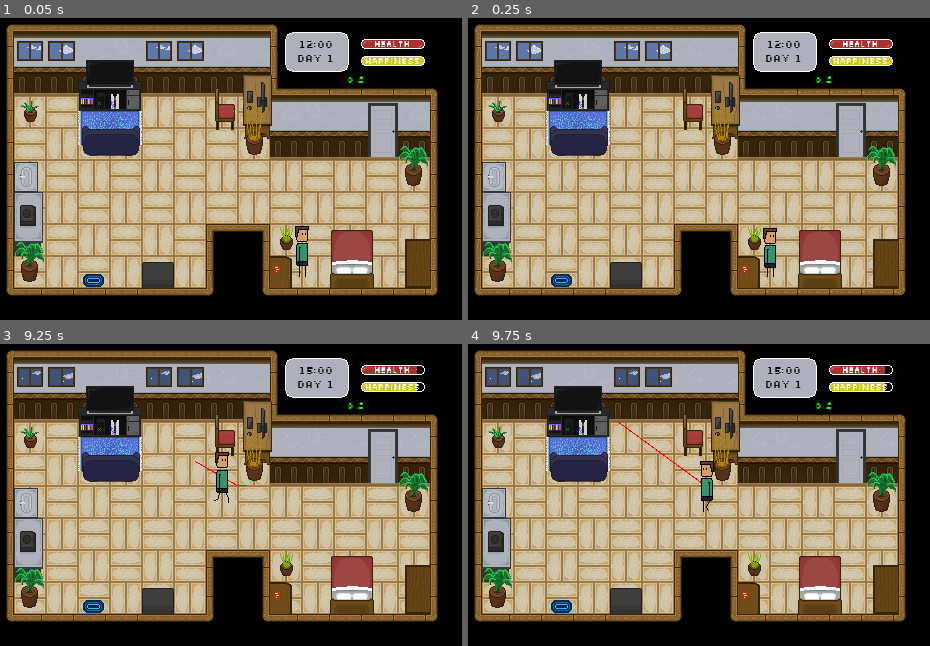
Above: before the commit, frames 1-4 (two rows, left to right).
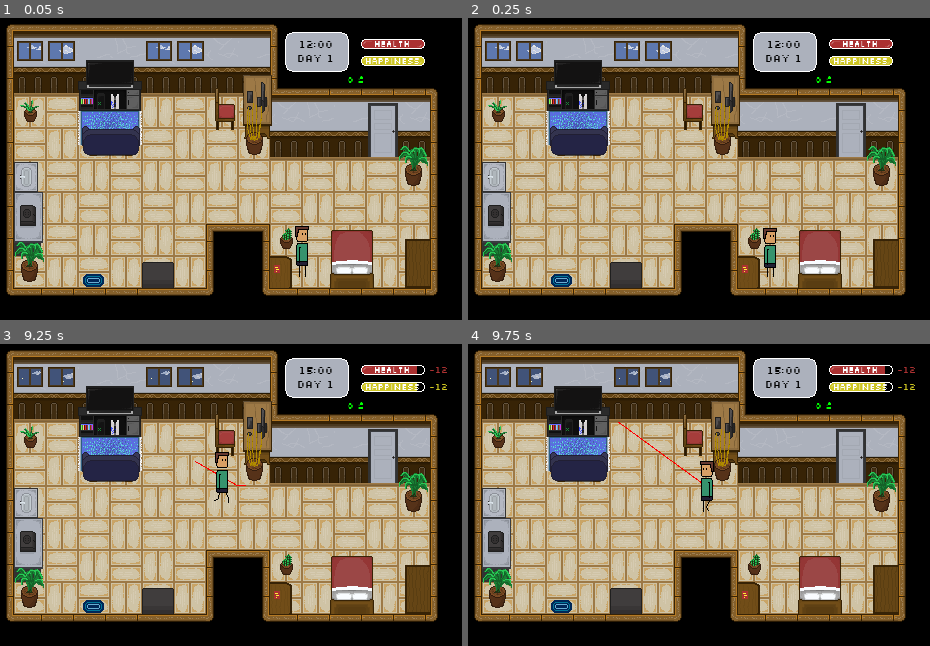
Above: after the commit, the same moments.

Repository: sun-wise-man/work-from-home
Game: Godot game, scene res://scenes/main.tscn
Same seed, same stepped clock (60 frames per second), same inputs: the game is played once before the commit and once after it.
Inputs (mouse positions are in pixels of both pictures, inside the frame that each line leads up to):
- Up to frame 1 (0.05 s): no input
- Up to frame 2 (0.25 s): no input
- Up to frame 3 (9.25 s): move the mouse to (351, 585) at 0.52 s; click (351, 585) at 0.67 s; click "Go to sleep" at 1.25 s; move the mouse to (27, 543) at 2.02 s; click (27, 543) at 2.17 s; click "Make a meal" at 2.75 s; move the mouse to (110, 413) at 3.52 s; click (110, 413) at 3.67 s; click "Play a game" at 4.25 s; move the mouse to (254, 425) at 5.02 s; click (254, 425) at 5.17 s; click "Do a work" at 5.75 s; move the mouse to (383, 455) at 6.52 s; click (383, 455) at 6.67 s; click "Use bathroom" at 7.25 s; move the mouse to (78, 437) at 8.02 s; click (78, 437) at 8.17 s; move the mouse to (244, 485) at 8.77 s; click (244, 485) at 8.92 s
- Up to frame 4 (9.75 s): move the mouse to (615, 407) at 9.52 s; click (615, 407) at 9.67 s

The runs differ from the first frame. In frame 1, 0.1% of the frame differs, in the area x 60-64%, y 69-77%; in frame 2, 0.1%; in frame 3, 0.2%, in the area x 60-97%, y 7-77%; in frame 4, 0.2%.

Commit message:
Add GameOver, SFX, fix some bugs

Diff:
--- /dev/null
+++ b/scenes/Audio.gd
@@ -0,0 +1,24 @@
+extends Node2D
+
+func play_activity_sound(object_name):
+	if object_name == "Bed":
+		$Sleep.play()
+	elif object_name == "Bathroom":
+		$Shower.play()
+	elif object_name == "PC":
+		$Pc.play()
+	elif object_name == "TV":
+		$Tv.play()
+	elif object_name == "Stove":
+		$Eat.play()
+
+func stop_all_activity_sound():
+	$Sleep.stop()
+	$Shower.stop()
+	$Pc.stop()
+	$Tv.stop()
+	$Eat.stop()
+
+func play_game_over_sound():
+	stop_all_activity_sound()
+	$GameOver.play()
--- /dev/null
+++ b/scenes/GameOver.gd
@@ -0,0 +1,22 @@
+extends Panel
+
+
+export (String) var health_lose_text
+export (String) var happiness_lose_text
+
+func game_over(index, day, money):
+	visible = true
+	if index == 1:
+		$Panel/HealthLose.visible = true
+		$Panel/HappinessLose.visible = false
+		$Panel/RichTextLabel.text = health_lose_text
+	else:
+		$Panel/HealthLose.visible = false
+		$Panel/HappinessLose.visible = true
+		$Panel/RichTextLabel.text = happiness_lose_text
+	$Panel/Survive.text = "Survive for : " + str(day) + " days"
+	$Panel/Earning.text = "Total earning : " + str(money) + "$"
+
+
+func _on_Button_pressed():
+	get_tree().reload_current_scene()
--- a/scenes/Main.gd
+++ b/scenes/Main.gd
@@ -74,11 +74,10 @@
 	time_hour = starting_hour
 	time_coroutine = time_moving()
 
-func _process(delta):
-	$GUI/Tooltip.rect_position = get_viewport().get_mouse_position()
 
 func move_player(target_position):
 	stop_working_anim()
+	$Audio.stop_all_activity_sound()
 	var path = $Navigation2D.get_simple_path($Player.position, target_position)
 	$Player.take_path(path)
 	$Line2D.points = path
@@ -120,6 +119,7 @@
 	if activity_name != "null":
 		is_working = true
 		play_working_anim()
+		$Audio.play_activity_sound(activity_from)
 		event_chance_pool = $EventSystem.get_chance(activity_name)
 
 func play_working_anim():
@@ -157,13 +157,27 @@
 			work_gain_total += activity_gain + activity_scale * object_level_active
 		if event_chance_pool != null:
 			grab_event(event_chance_pool)
+		if is_pause:
+			yield(self, "unpause")
 		$GUI/HealthBar.value += health_gain_total
 		$GUI/HappinessBar.value += happiness_gain_total
 		money += work_gain_total
-		$GUI/HealthBar/Status.get_gain_number(health_gain_total)
-		$GUI/HappinessBar/Status.get_gain_number(happiness_gain_total)
-		$GUI/MoneyText/Status.get_gain_number(work_gain_total)
-		reset_money()
+	health_gain_total += $GUI/HealthBar.decrease_rate
+	happiness_gain_total += $GUI/HappinessBar.decrease_rate
+	$GUI/HealthBar/Status.get_gain_number(health_gain_total)
+	$GUI/HappinessBar/Status.get_gain_number(happiness_gain_total)
+	$GUI/MoneyText/Status.get_gain_number(work_gain_total)
+	reset_money()
+	if $GUI/HealthBar.value <= 0:
+		pause_game()
+		$GUI/GameOverPanel.game_over(1, day_count, money)
+		$Audio.play_game_over_sound()
+		pass
+	if $GUI/HappinessBar.value <= 0:
+		pause_game()
+		$GUI/GameOverPanel.game_over(2, day_count, money)
+		$Audio.play_game_over_sound()
+		pass
 
 func reset_money():
 	$GUI/MoneyText.text = str(money) + " $"
--- a/scenes/main.tscn
+++ b/scenes/main.tscn
@@ -35,6 +35,16 @@
 [ext_resource path="res://sprites/Element_Bar/Frame_64x.png" type="Texture" id=33]
 [ext_resource path="res://sprites/Eating_64x.png" type="Texture" id=34]
 [ext_resource path="res://sprites/Sofa_64x.png" type="Texture" id=35]
+[ext_resource path="res://scenes/GameOver.gd" type="Script" id=36]
+[ext_resource path="res://sprites/UI/GameOver_2.png" type="Texture" id=37]
+[ext_resource path="res://sprites/UI/GameOver.png" type="Texture" id=38]
+[ext_resource path="res://scenes/Audio.gd" type="Script" id=39]
+[ext_resource path="res://audio/Eating/411595__omgbong__eating-an-apple-03.wav" type="AudioStream" id=40]
+[ext_resource path="res://audio/Shower/353195__inspectorj__shower-a.wav" type="AudioStream" id=41]
+[ext_resource path="res://audio/TV/468539__ddmyzik__tv-news-loop.wav" type="AudioStream" id=42]
+[ext_resource path="res://audio/Typing/447909__breviceps__keyboard-typing.wav" type="AudioStream" id=43]
+[ext_resource path="res://audio/Game Over/159408__noirenex__life-lost-game-over.wav" type="AudioStream" id=44]
+[ext_resource path="res://audio/Sleep/114609__daxter31__snoring.wav" type="AudioStream" id=45]
 
 [sub_resource type="NavigationPolygon" id=1]
 vertices = PoolVector2Array( 64.5887, 93.9015, 248.505, 94.3163, 160.561, 103.316, 95.5613, 103.316, 63.9934, 122.475,  …(539 unchanged characters)…
@@ -910,6 +920,27 @@
 size = 12
 font_data = ExtResource( 25 )
 
+[sub_resource type="StyleBoxFlat" id=60]
+bg_color = Color( 0, 0, 0, 0.705882 )
+
+[sub_resource type="StyleBoxFlat" id=61]
+
+[sub_resource type="DynamicFont" id=62]
+size = 24
+font_data = ExtResource( 25 )
+
+[sub_resource type="DynamicFont" id=63]
+size = 12
+font_data = ExtResource( 25 )
+
+[sub_resource type="DynamicFont" id=64]
+size = 13
+font_data = ExtResource( 25 )
+
+[sub_resource type="DynamicFont" id=65]
+size = 10
+font_data = ExtResource( 25 )
+
 [node name="World" type="Node2D"]
 script = ExtResource( 10 )
 seconds_per_hour = 3.0
@@ -938,7 +969,7 @@
 tile_set = SubResource( 3 )
 cell_size = Vector2( 32, 32 )
 format = 1
-tile_data = PoolIntArray( 196609, 0, 0, 196611, 8, 0, 196616, 4, 0, 262157, 3, 0, 458753, 3, 0, 458761, 1, 0, 458765, 11, 0, 524291, 9, 0, 524293, 10, 0, 524297, 5, 0 )
+tile_data = PoolIntArray( 196609, 0, 0, 196611, 8, 0, 196616, 4, 0, 262157, 3, 0, 458753, 3, 0, 458761, 2, 0, 458765, 11, 0, 524291, 9, 0, 524293, 10, 0, 524297, 5, 0 )
 
 [node name="Sofa" type="AnimatedSprite" parent="TileMap"]
 position = Vector2( 129, 126 )
@@ -1427,8 +1458,115 @@
 text = "Play a game"
 align = 1
 valign = 1
+
+[node name="GameOverPanel" type="Panel" parent="GUI"]
+visible = false
+margin_right = 480.0
+margin_bottom = 320.0
+custom_styles/panel = SubResource( 60 )
+script = ExtResource( 36 )
+__meta__ = {
+"_edit_use_anchors_": false
+}
+
+[node name="Panel" type="Panel" parent="GUI/GameOverPanel"]
+margin_left = 116.571
+margin_top = 74.1938
+margin_right = 376.571
+margin_bottom = 224.194
+custom_styles/panel = SubResource( 61 )
+__meta__ = {
+"_edit_use_anchors_": false
+}
+
+[node name="Label" type="Label" parent="GUI/GameOverPanel/Panel"]
+margin_left = 62.7023
+margin_top = 3.1748
+margin_right = 209.702
+margin_bottom = 28.1748
+custom_fonts/font = SubResource( 62 )
+custom_colors/font_color = Color( 0, 0, 0, 1 )
+text = "Game Over"
+align = 1
+__meta__ = {
+"_edit_use_anchors_": false
+}
+
+[node name="HealthLose" type="TextureRect" parent="GUI/GameOverPanel/Panel"]
+visible = false
+margin_left = 20.0
+margin_top = 35.0
+margin_right = 148.0
+margin_bottom = 163.0
+rect_scale = Vector2( 0.5, 0.5 )
+texture = ExtResource( 38 )
+
+[node name="HappinessLose" type="TextureRect" parent="GUI/GameOverPanel/Panel"]
+visible = false
+margin_left = 20.0
+margin_top = 35.0
+margin_right = 148.0
+margin_bottom = 163.0
+rect_scale = Vector2( 0.5, 0.5 )
+texture = ExtResource( 37 )
+
+[node name="RichTextLabel" type="RichTextLabel" parent="GUI/GameOverPanel/Panel"]
+margin_left = 93.0
+margin_top = 35.0
+margin_right = 243.0
+margin_bottom = 95.0
+custom_fonts/normal_font = SubResource( 63 )
+custom_colors/default_color = Color( 0, 0, 0, 1 )
+text = "You don't have will to live again!"
+
+[node name="Survive" type="Label" parent="GUI/GameOverPanel/Panel"]
+margin_left = 6.54063
+margin_top = 104.056
+margin_right = 194.541
+margin_bottom = 119.056
+custom_fonts/font = SubResource( 64 )
+custom_colors/font_color = Color( 0, 0, 0, 1 )
+text = "Survive for : 20 days"
+
+[node name="Earning" type="Label" parent="GUI/GameOverPanel/Panel"]
+margin_left = 7.72987
+margin_top = 119.515
+margin_right = 195.73
+margin_bottom = 134.515
+custom_fonts/font = SubResource( 64 )
+custom_colors/font_color = Color( 0, 0, 0, 1 )
+text = "Total earning : 500 $"
+
+[node name="Button" type="Button" parent="GUI/GameOverPanel/Panel"]
+margin_left = 194.138
+margin_top = 107.921
+margin_right = 252.138
+margin_bottom = 127.921
+custom_fonts/font = SubResource( 65 )
+text = "Restart"
+
+[node name="Audio" type="Node2D" parent="."]
+script = ExtResource( 39 )
+
+[node name="Sleep" type="AudioStreamPlayer" parent="Audio"]
+stream = ExtResource( 45 )
+
+[node name="Pc" type="AudioStreamPlayer" parent="Audio"]
+stream = ExtResource( 43 )
+
+[node name="Shower" type="AudioStreamPlayer" parent="Audio"]
+stream = ExtResource( 41 )
+
+[node name="Eat" type="AudioStreamPlayer" parent="Audio"]
+stream = ExtResource( 40 )
+
+[node name="GameOver" type="AudioStreamPlayer" parent="Audio"]
+stream = ExtResource( 44 )
+
+[node name="Tv" type="AudioStreamPlayer" parent="Audio"]
+stream = ExtResource( 42 )
+[connection signal="hour_pass" from="." to="." method="_on_World_hour_pass"]
 [connection signal="hour_pass" from="." to="Objects/Windows" method="_on_World_hour_pass"]
-[connection signal="hour_pass" from="." to="." method="_on_World_hour_pass"]
 [connection signal="hour_pass" from="." to="GUI/Time" method="_on_World_hour_pass"]
 [connection signal="hour_pass" from="." to="GUI/HealthBar" method="_on_World_hour_pass"]
 [connection signal="hour_pass" from="." to="GUI/HappinessBar" method="_on_World_hour_pass"]
@@ -1462,3 +1600,4 @@
 [connection signal="pressed" from="GUI/ActivitySystem/Panel/Button2" to="GUI/ActivitySystem" method="_on_Button2_pressed"]
 [connection signal="mouse_entered" from="GUI/ActivitySystem/Panel/Button3" to="." method="_on_Button3_mouse_entered"]
 [connection signal="pressed" from="GUI/ActivitySystem/Panel/Button3" to="GUI/ActivitySystem" method="_on_Button3_pressed"]
+[connection signal="pressed" from="GUI/GameOverPanel/Panel/Button" to="GUI/GameOverPanel" method="_on_Button_pressed"]
Not shown, added: audio/Eating/411595__omgbong__eating-an-apple-03.wav.import
Not shown, added: audio/Game Over/159408__noirenex__life-lost-game-over.wav.import
Not shown, added: audio/Shower/353195__inspectorj__shower-a.wav.import
Not shown, added: audio/Sleep/114609__daxter31__snoring.wav.import
Not shown, added: audio/TV/468539__ddmyzik__tv-news-loop.wav.import
Not shown, added: audio/Typing/447909__breviceps__keyboard-typing.wav.import
Not shown: 2 places in scenes/main.tscn that only renumber resources
Not shown, added: sprites/UI/GameOver.png.import
Not shown, added: sprites/UI/GameOver_2.png.import
Not shown, added: audio/Eating/411595__omgbong__eating-an-apple-03.wav
Not shown, added: audio/Game Over/159408__noirenex__life-lost-game-over.wav
Not shown, added: audio/Shower/353195__inspectorj__shower-a.wav
(and 3 more such lines)
